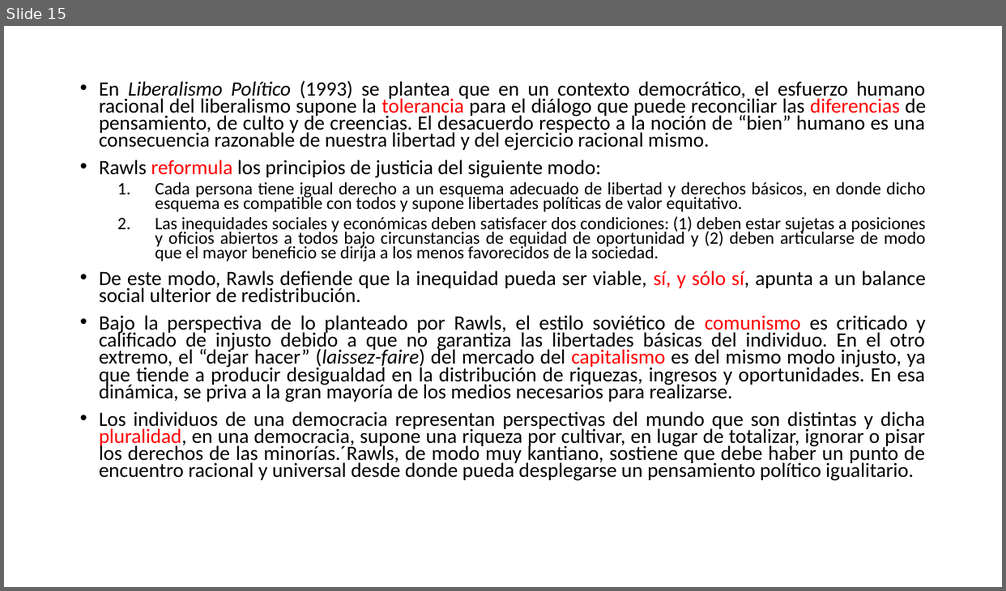
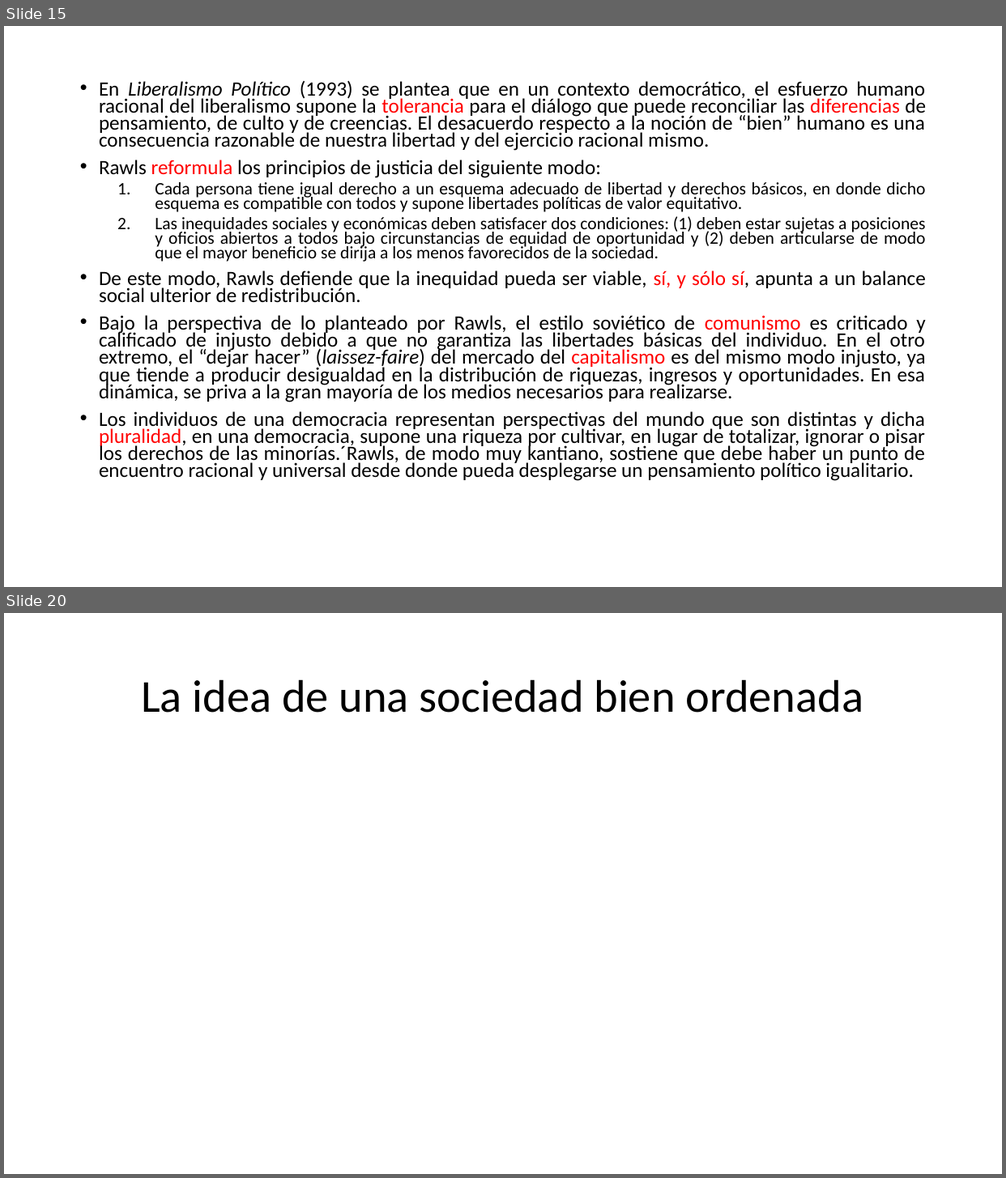
Before and after one commit to zaboltar/zaboltar.github.io, a slide deck: assets uarm/2019 sol-penscri-justfilpol/John Rawls - Justice as Fairness.pptx. Shown one above the other, each under a label of ours: slide 15 before the commit, slides 15 and 20 after it; the slides between them are not shown. The pictures are 1006x591 and 1006x1178 pixels, drawn with LibreOffice and Linux fonts; fonts in the diff are those of the drawing. Boxes give left, top, right and bottom in pixels: in the first picture for what was removed or moved away, otherwise in the second. Text is boxed around its words. In the diff, an @@ line names an element or a change of style, - is before the commit and + after.

```diff
--- a/assets uarm/2019 sol-penscri-justfilpol/John Rawls - Justice as Fairness.pptx
+++ b/assets uarm/2019 sol-penscri-justfilpol/John Rawls - Justice as Fairness.pptx
@@ slide 20 added at bbox=[4, 613, 1002, 1174], background #FFFFFF @@
@@ title added at bbox=[141, 679, 863, 713], 44 pt, text #000000 @@
+La idea de una sociedad bien ordenada
```
Also in this commit, not shown: 1 slide changed, 11 other slides added.
